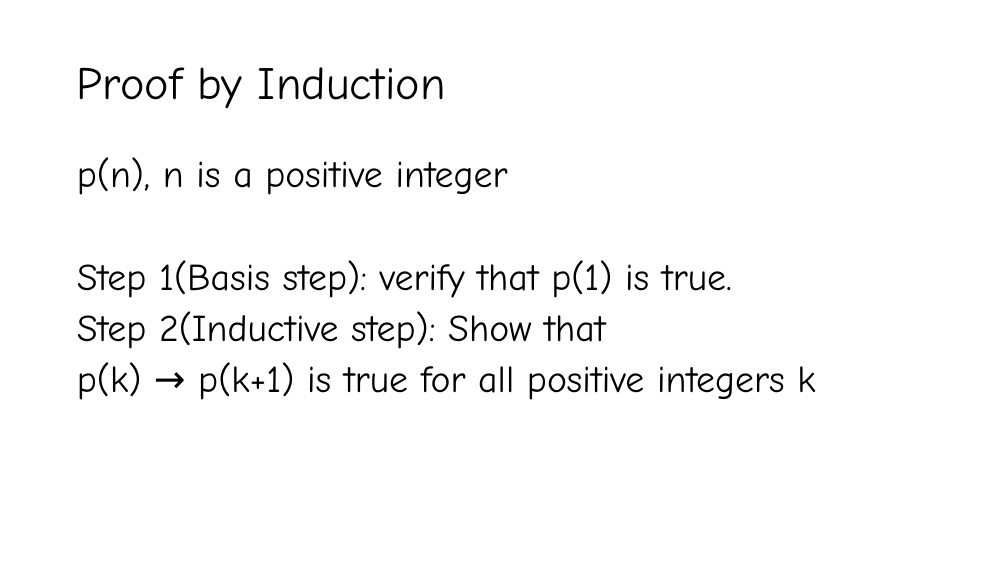
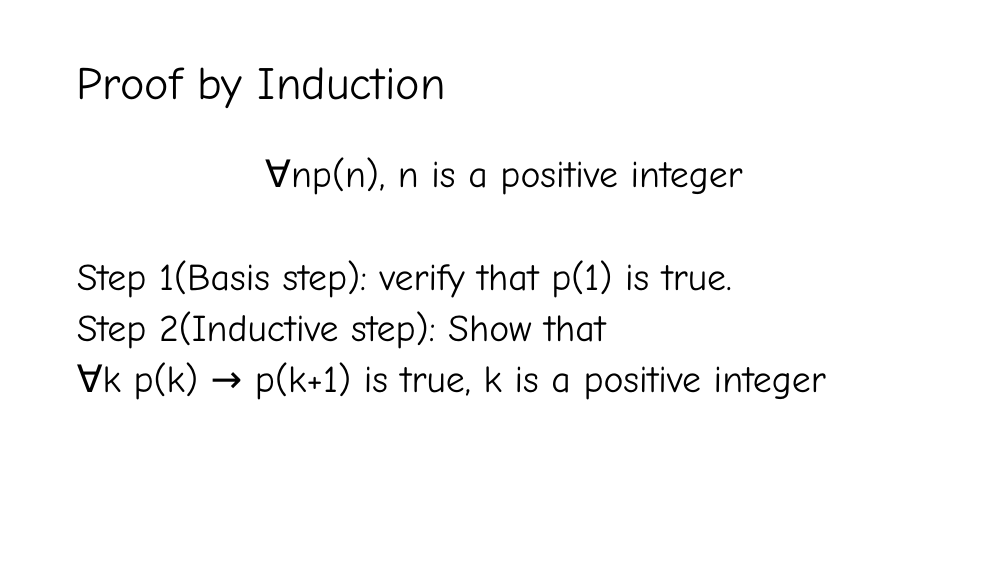
Before and after one commit to YeasirRayhanPrince/yeasirrayhanprince.github.io, a slide deck: slide 44 of cse106/slides/3. Proofs.pptx. Drawn at 1008x567 pixels with LibreOffice and Linux fonts; fonts in the diff are those of the drawing. Boxes give left, top, right and bottom in pixels: in the first picture for what was removed or moved away, otherwise in the second. Text is boxed around its words. In the diff, an @@ line names an element or a change of style, - is before the commit and + after.

Commit message:
updated_proofs

```diff
--- a/cse106/slides/3. Proofs.pptx
+++ b/cse106/slides/3. Proofs.pptx
@@ text at [291, 157, 743, 195]: text changed @@
-p(n), n is a positive integer
+∀np(n), n is a positive integer
@@ text at [103, 362, 826, 400]: text changed @@
-p(k) → p(k+1) is true for all positive integers k
+∀k p(k) → p(k+1) is true, k is a positive integer
```
Also in this commit, not shown: 10 other slides changed, 1 slide removed, 2 other files.
